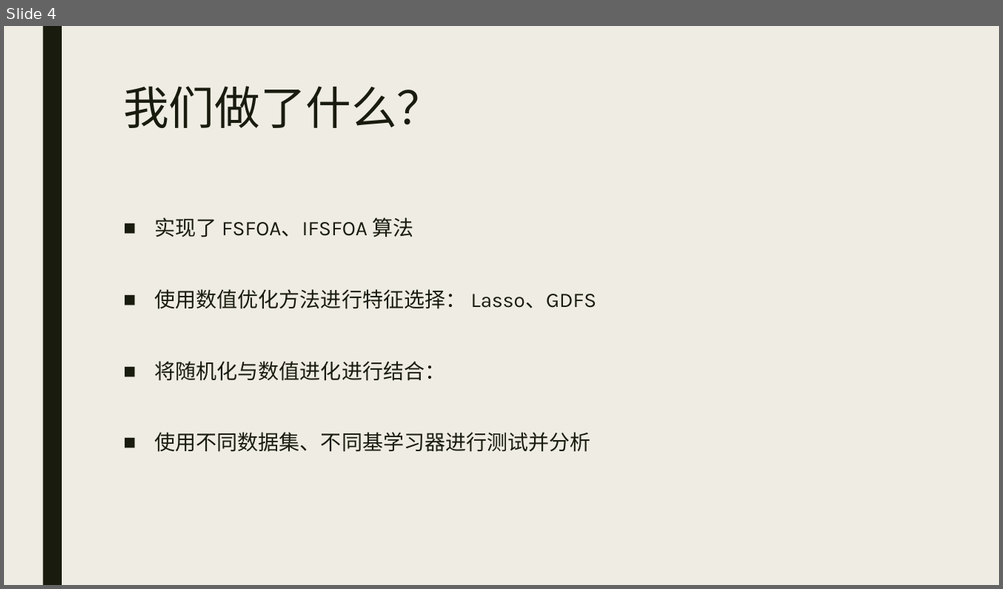
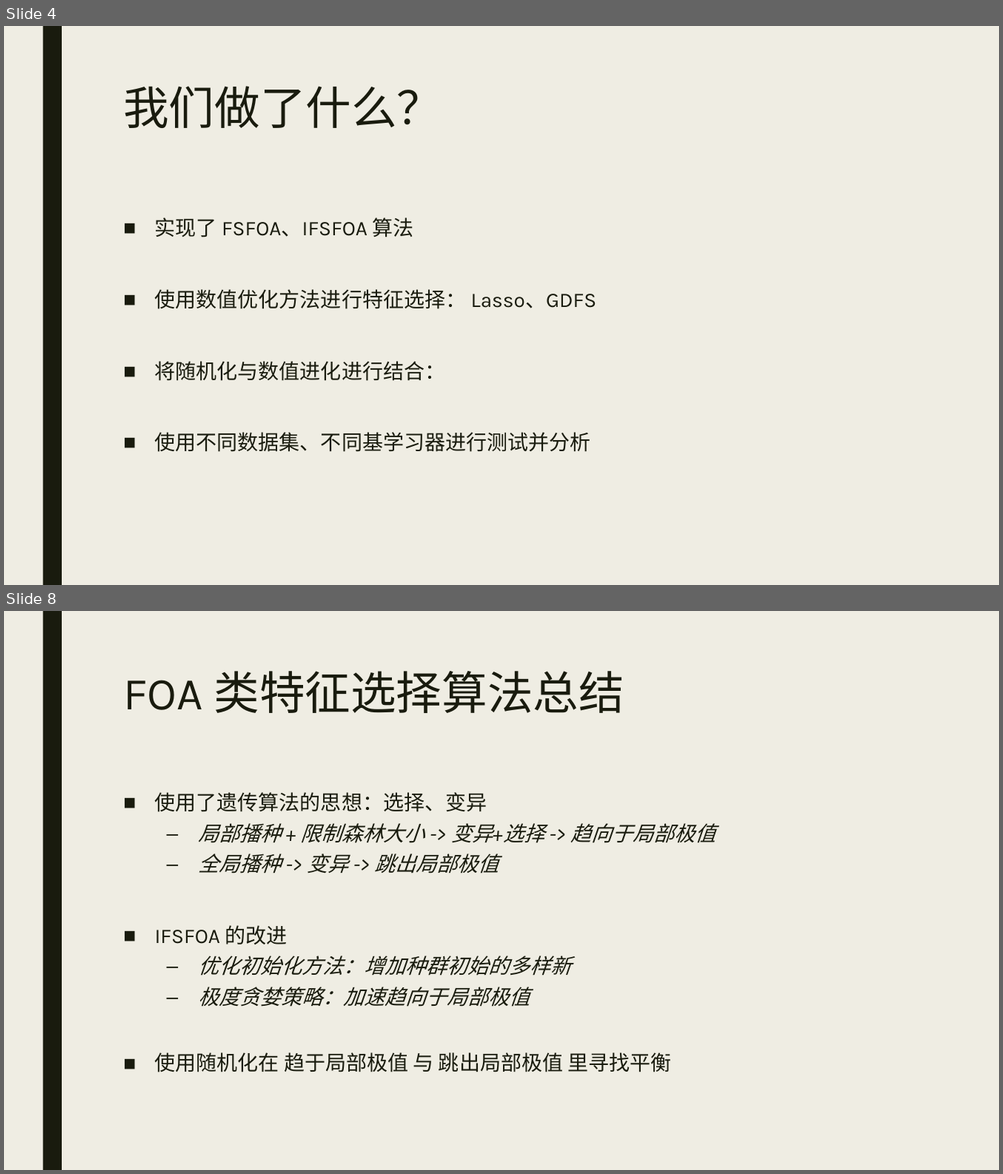
Before and after one commit to WNJXYK/JLU_FeatureSelection, a slide deck: Doc/Pre.pptx. Shown one above the other, each under a label of ours: slide 4 before the commit, slides 4 and 8 after it; the slides between them are not shown. The pictures are 1003x589 and 1003x1174 pixels, drawn with LibreOffice and Linux fonts; fonts in the diff are those of the drawing. Boxes give left, top, right and bottom in pixels: in the first picture for what was removed or moved away, otherwise in the second. Text is boxed around its words. In the diff, an @@ line names an element or a change of style, - is before the commit and + after.

```diff
--- a/Doc/Pre.pptx
+++ b/Doc/Pre.pptx
@@ slide 8 added at (x1=4, y1=611, x2=999, y2=1170), background #EFEDE3; not listed: 1 template element that a slide beside it also shows @@
@@ title added at (x1=123, y1=671, x2=623, y2=713), 44 pt, text #191B0E @@
+FOA 类特征选择算法总结
@@ text added at (x1=155, y1=792, x2=715, y2=1073), 20 pt, text #191B0E, italic @@
+■ 使用了遗传算法的思想：选择、变异
+  – 局部播种 + 限制森林大小 -> 变异+选择 -> 趋向于局部极值
+  – 全局播种 -> 变异 -> 跳出局部极值
+■ IFSFOA 的改进
+  – 优化初始化方法：增加种群初始的多样新
+  – 极度贪婪策略：加速趋向于局部极值
+■ 使用随机化在 趋于局部极值 与 跳出局部极值 里寻找平衡
```
Also in this commit, not shown: 2 slides changed, 6 other slides added, 2 other files.
